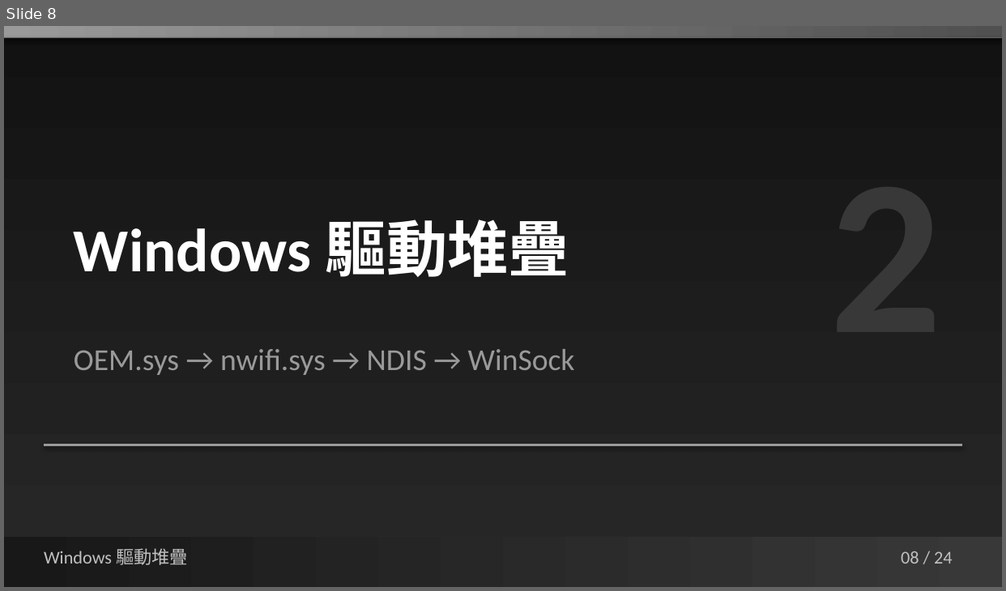
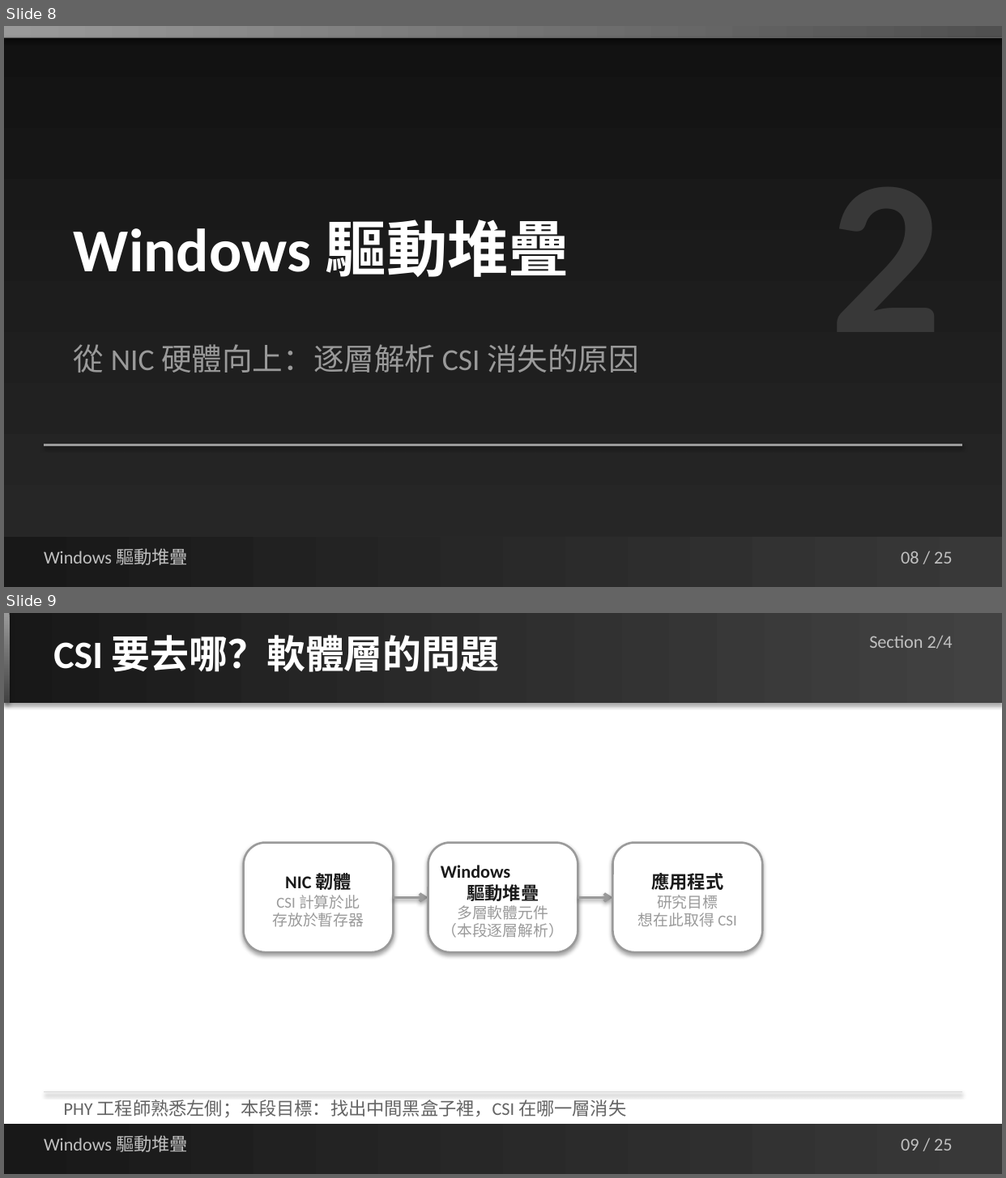
Before and after one commit to jacky92219-cell/network-ppt-project, a slide deck: output/network-card-csi-v5.1.pptx. Shown one above the other, each under a label of ours: slide 8 before the commit, slides 8 and 9 after it. The pictures are 1006x591 and 1006x1178 pixels, drawn with LibreOffice and Linux fonts; fonts in the diff are those of the drawing. Boxes give left, top, right and bottom in pixels: in the first picture for what was removed or moved away, otherwise in the second. Text is boxed around its words. In the diff, an @@ line names an element or a change of style, - is before the commit and + after.

```diff
--- a/output/network-card-csi-v5.1.pptx
+++ b/output/network-card-csi-v5.1.pptx
@@ slide 9 added at [4,613,1002,1174], background #FFFFFF @@
@@ rectangle added at [4,613,1002,703], fill gradient #181818 to #424242 @@
@@ rectangle added at [4,613,10,703], fill gradient #9A9A9A to #424242 @@
@@ text added at [53,635,499,672], 28 pt, text #FFFFFF, bold @@
+CSI 要去哪？軟體層的問題
@@ text added at [869,635,953,649], 13 pt, text #C0C0C0 @@
+Section 2/4
@@ rounded rectangle added at [244,842,393,952], fill #FFFFFF, outline #9A9A9A 1.5 pt, 11 pt, text #9A9A9A @@
+NIC 韌體
+CSI 計算於此
+存放於暫存器
@@ rounded rectangle added at [428,842,577,952], fill #FFFFFF, outline #9A9A9A 1.5 pt, 11 pt, text #9A9A9A @@
+Windows
+驅動堆疊
+多層軟體元件
+（本段逐層解析）
@@ rounded rectangle added at [613,842,762,952], fill #FFFFFF, outline #9A9A9A 1.5 pt, 11 pt, text #9A9A9A @@
+應用程式
+研究目標
+想在此取得 CSI
@@ arrow added from (393, 897) to (428, 897), #9A9A9A 2 pt @@
@@ arrow added from (577, 897) to (613, 897), #9A9A9A 2 pt @@
@@ line added from (44, 1092) to (962, 1092), #D8D8D8 0.5 pt @@
@@ text added at [64,1100,626,1118], 13 pt, text #646464 @@
+PHY 工程師熟悉左側；本段目標：找出中間黑盒子裡，CSI 在哪一層消失
@@ rectangle added at [4,1124,1002,1174], fill gradient #181818 to #383838 @@
@@ text added at [44,1135,188,1152], 13 pt, text #C0C0C0 @@
+Windows 驅動堆疊
@@ text added at [901,1139,953,1151], 13 pt, text #C0C0C0 @@
+09 / 25
@@ slide 8 changed as well @@
@@ text at [74,344,639,373]: text changed @@
-OEM.sys → nwifi.sys → NDIS → WinSock
+從 NIC 硬體向上：逐層解析 CSI 消失的原因
@@ text at [901,552,953,564]: text changed @@
-08 / 24
+08 / 25
```
Also in this commit, not shown: 23 other slides changed, 3 other files.
